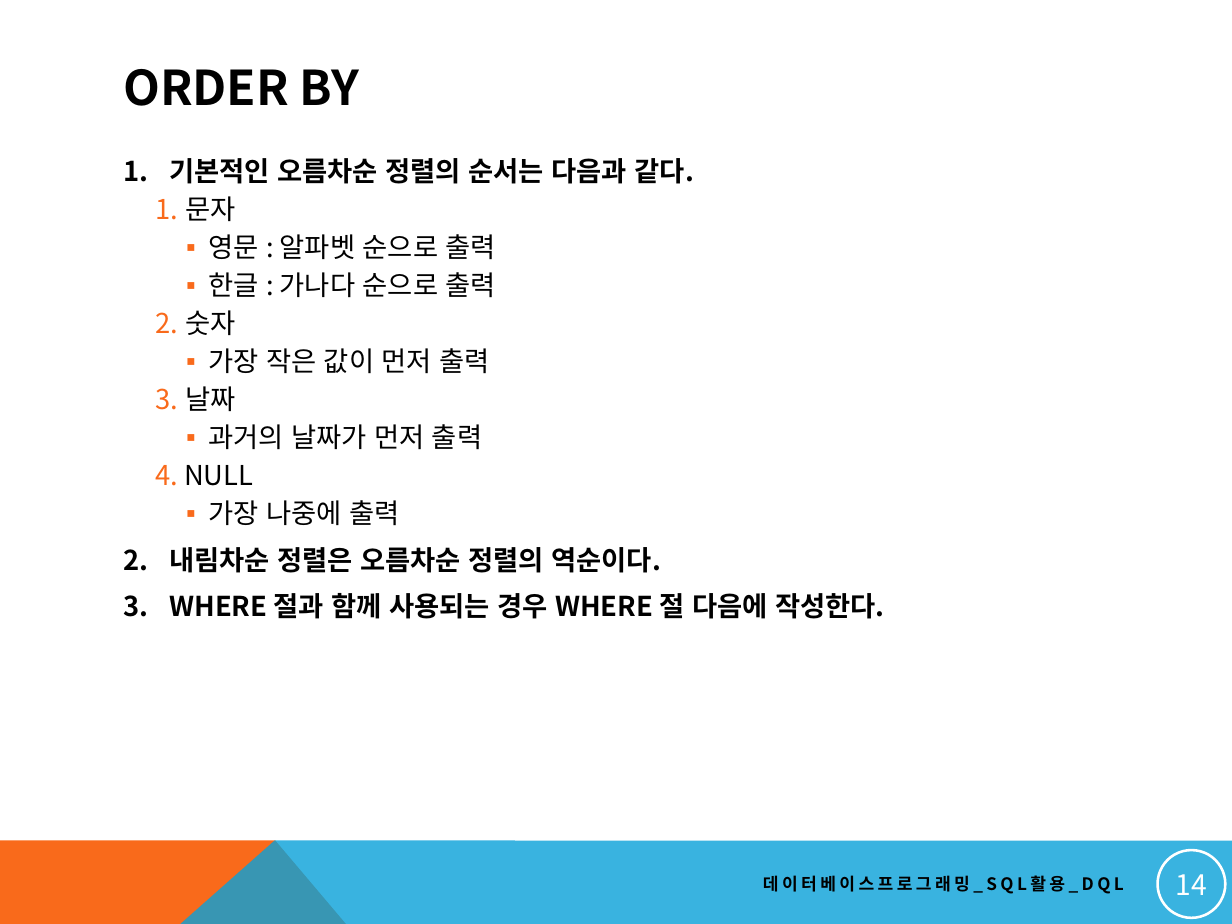
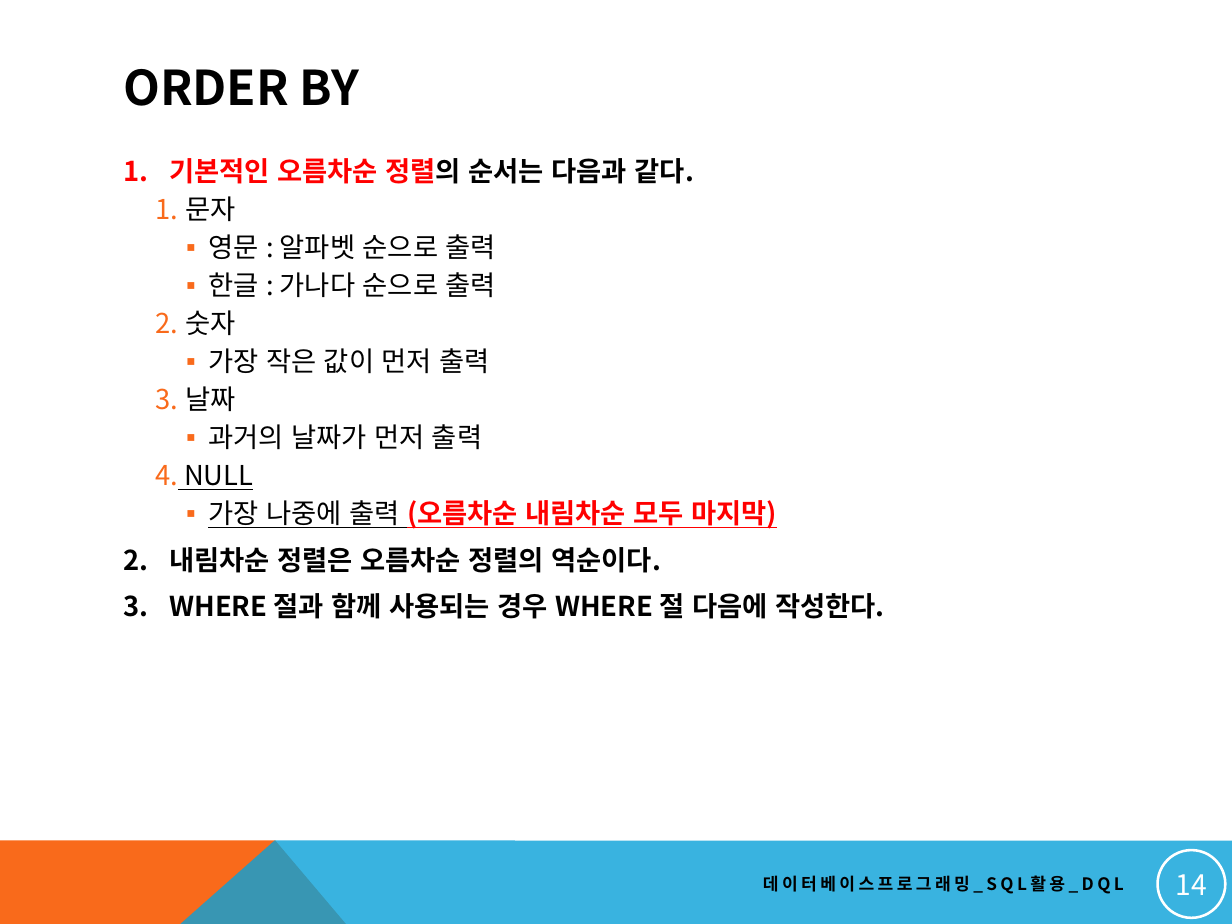
Before and after one commit to soeun1365/dbstudy, a slide deck: slide 14 of NEW_DBMS교안/13. 기본 SQL 작성하기_DQL 활용_1.pptx. Drawn at 1232x924 pixels with LibreOffice and Linux fonts; fonts in the diff are those of the drawing. Boxes give left, top, right and bottom in pixels: in the first picture for what was removed or moved away, otherwise in the second. Text is boxed around its words. In the diff, an @@ line names an element or a change of style, - is before the commit and + after.

```diff
--- a/NEW_DBMS교안/13. 기본 SQL 작성하기_DQL 활용_1.pptx
+++ b/NEW_DBMS교안/13. 기본 SQL 작성하기_DQL 활용_1.pptx
@@ text at [169,158,694,490]: text colour #000000 to #FF0000 in "기본적인 오름차순 정렬의"; underline on in "NULL" @@
@@ text at [208,500,777,529]: text changed; text colour #000000 to #FF0000; bold on @@
-      ▪ 가장 나중에 출력
+      ▪ 가장 나중에 출력 (오름차순 내림차순 모두 마지막)
```
Also in this commit, not shown: 7 other slides changed, 4 other files.
